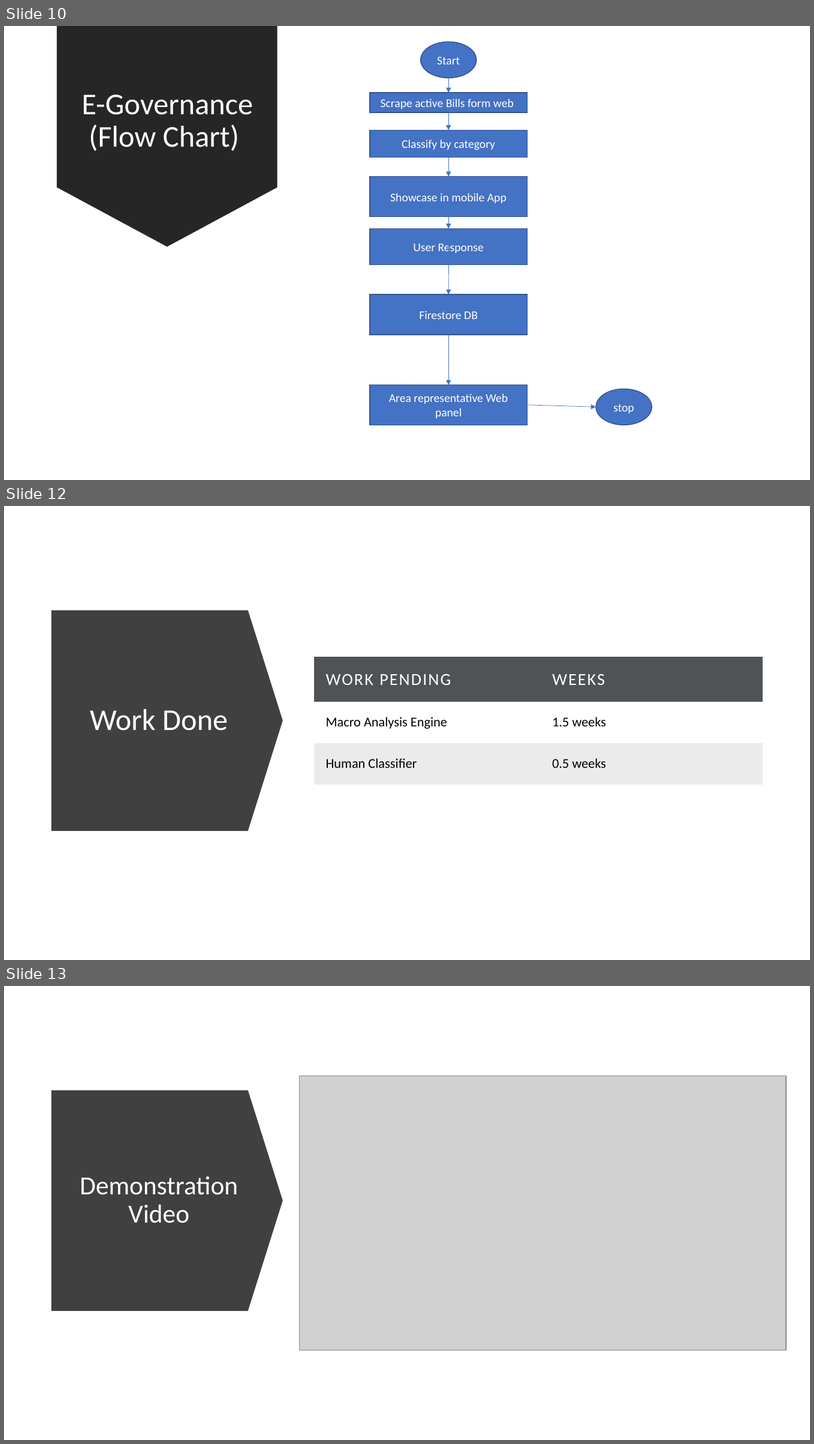
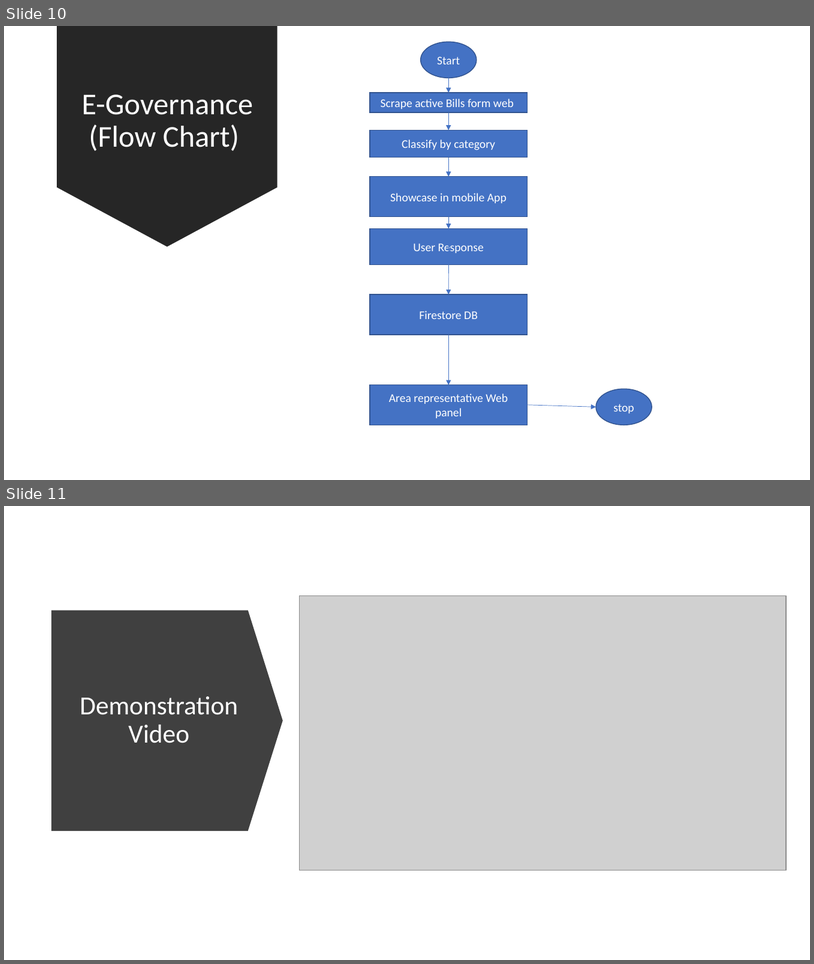
Before and after one commit to kaiwalya4850/Direct_Democracy, a slide deck: For The People.pptx. Shown one above the other, each under a label of ours: slides 10, 12 and 13 before the commit, slides 10 and 11 after it; the slides between them are not shown. The pictures are 814x1444 and 814x964 pixels, drawn with LibreOffice and Linux fonts; fonts in the diff are those of the drawing; grey boxes stand for pictures. Boxes give left, top, right and bottom in pixels: in the first picture for what was removed or moved away, otherwise in the second. Text is boxed around its words. In the diff, an @@ line names an element or a change of style, - is before the commit and + after.

```diff
--- a/For The People.pptx
+++ b/For The People.pptx
@@ slide 12 removed at box(4, 506, 810, 960), background #FFFFFF @@
@@ down arrow removed at box(52, 610, 284, 831) @@
@@ table removed at box(314, 657, 762, 784), 3 rows, 2 columns @@
-WORK PENDING | WEEKS
-Macro Analysis Engine | 1.5 weeks
-Human Classifier | 0.5 weeks
@@ title removed at box(90, 709, 228, 730) @@
-Work Done
@@ what was slide 13 is now slide 11 @@
```
Also in this commit, not shown: 1 other slide removed.
